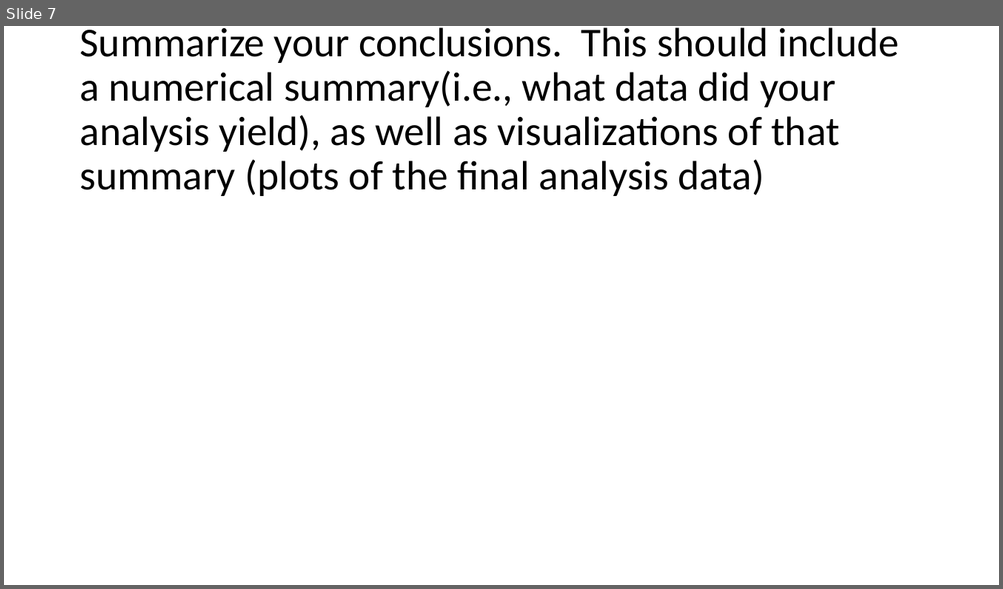
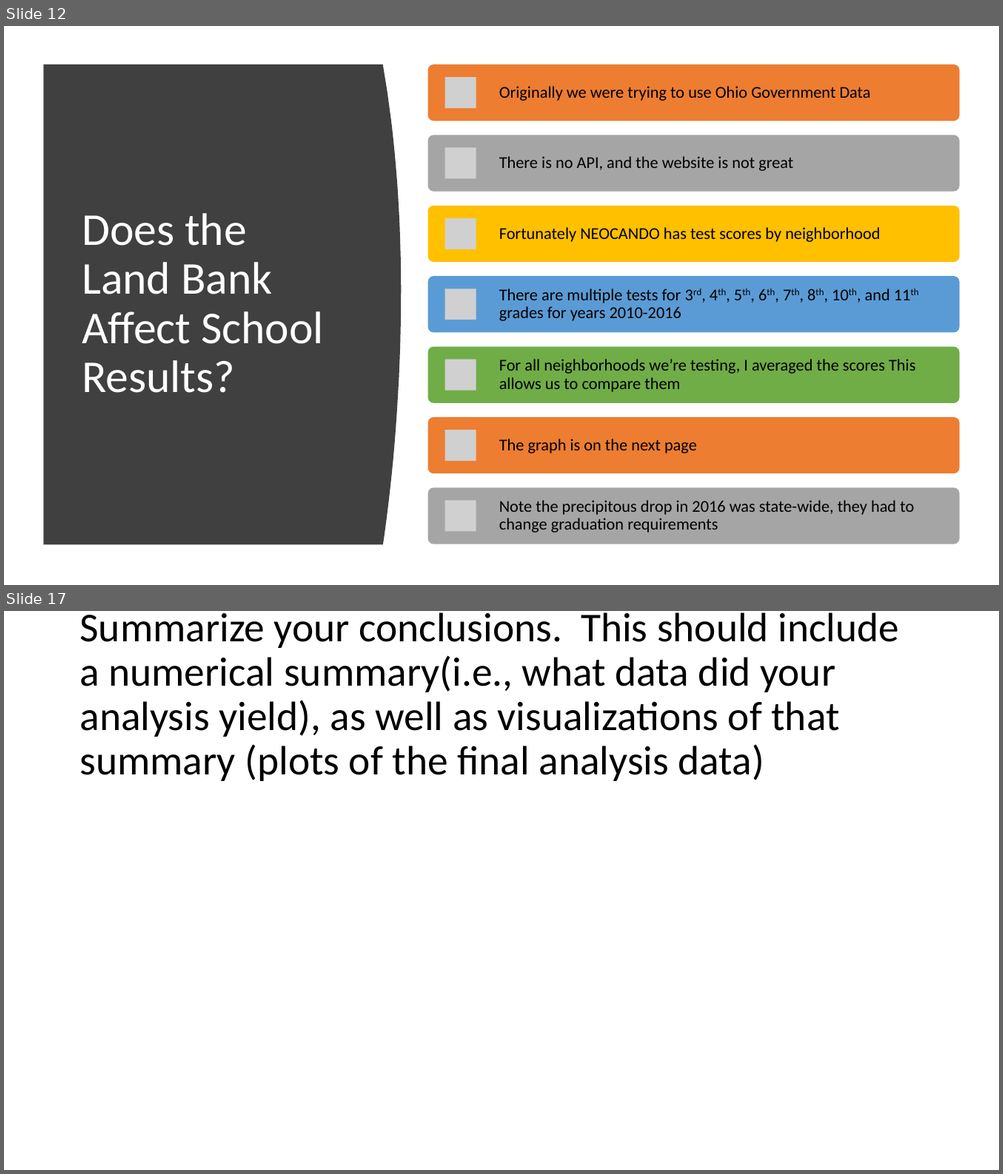
Before and after one commit to nicholasiii/GroupAssignement1, a slide deck: Group 2.pptx. Shown one above the other, each under a label of ours: slide 7 before the commit, slides 12 and 17 after it; the slides between them are not shown. The pictures are 1003x589 and 1003x1174 pixels, drawn with LibreOffice and Linux fonts; fonts in the diff are those of the drawing; grey boxes stand for pictures. Boxes give left, top, right and bottom in pixels: in the first picture for what was removed or moved away, otherwise in the second. Text is boxed around its words. In the diff, an @@ line names an element or a change of style, - is before the commit and + after.

```diff
--- a/Group 2.pptx
+++ b/Group 2.pptx
@@ slide 12 added at bbox=[4, 26, 999, 585], background #FFFFFF @@
@@ freeform shape added at bbox=[43, 64, 401, 545], fill #404040 @@
@@ title added at bbox=[82, 213, 324, 393], 44 pt, text #FFFFFF @@
+Does the Land Bank Affect School Results?
@@ group added at bbox=[428, 64, 959, 545]: 7 rounded rectangles, 7 pictures, 7 texts @@
+Originally we were trying to use Ohio Government Data
+There is no API, and the website is not great
+Fortunately NEOCANDO has test scores by neighborhood
+There are multiple tests for 3rd, 4th, 5th, 6th, 7th, 8th, 10th, and 11th grades for years 2010-2016
+For all neighborhoods we’re testing, I averaged the scores This allows us to compare them
+The graph is on the next page
+Note the precipitous drop in 2016 was state-wide, they had to change graduation requirements
@@ what was slide 7 is now slide 17 @@
```
Also in this commit, not shown: 7 slides changed, 9 other slides added, 4 other files.
